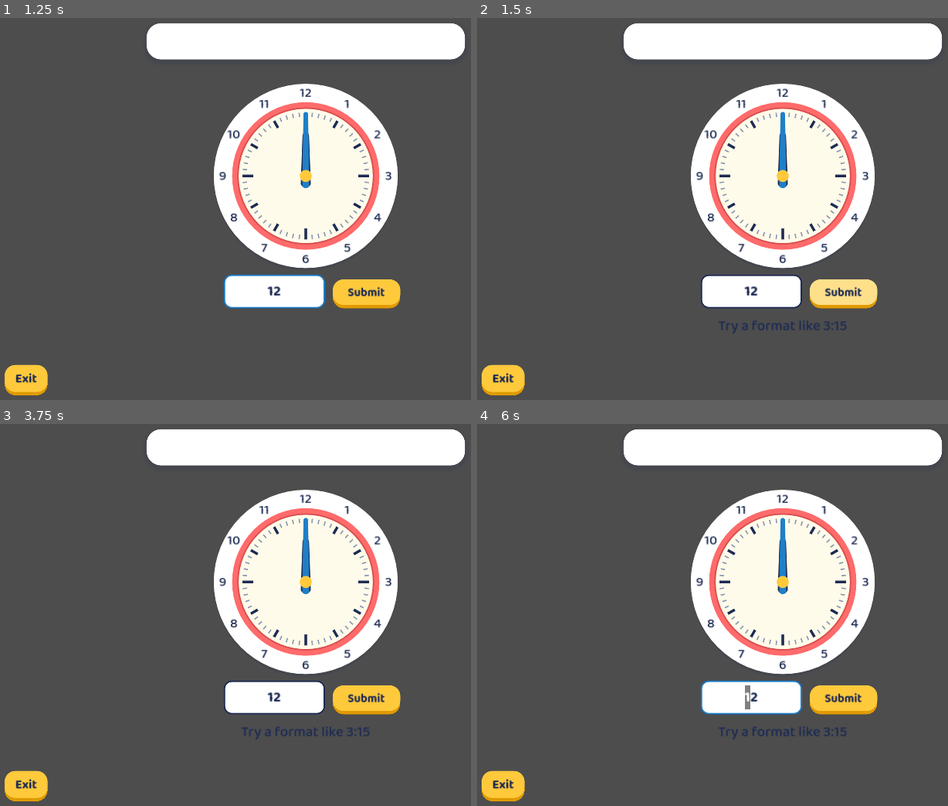
Above: before the commit, frames 1-4 (two rows, left to right).
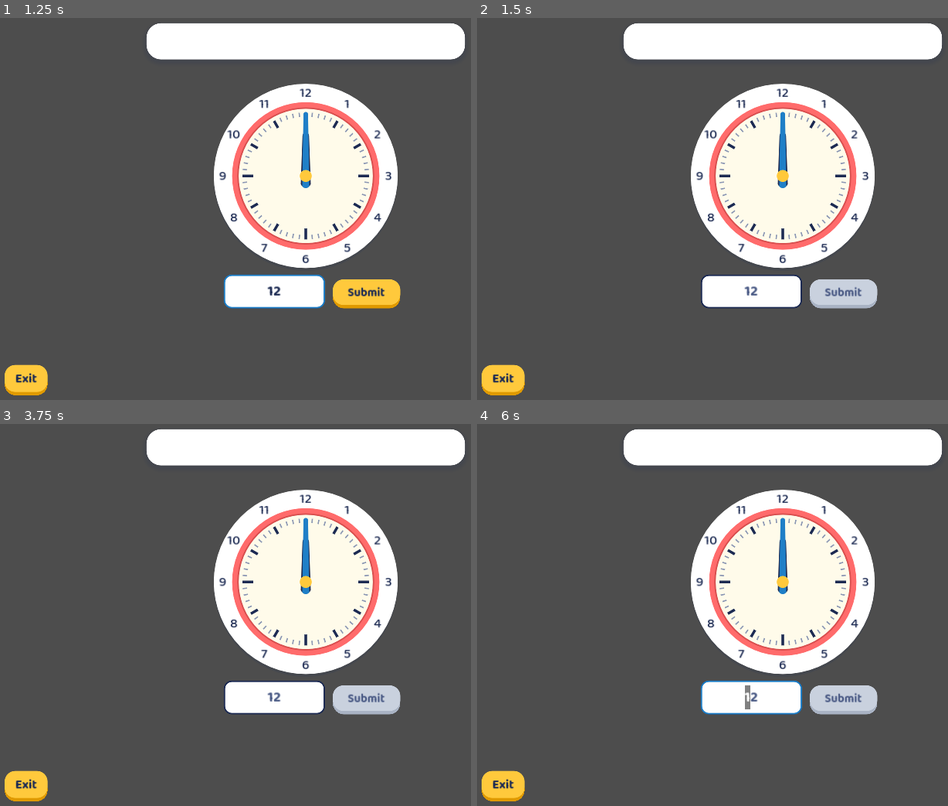
Above: after the commit, the same moments.

Repository: wvdhouten/Clocky
Game: Godot game, scene res://scenes/exercises/ReadClockFreeForm.tscn
The game is run twice, just before and just after one commit, with the same random seed, the same clock (stepped at 60 frames per second) and the same inputs. This scene is started directly instead of the project's main scene.
Inputs (mouse positions are in pixels of both pictures, inside the frame that each line leads up to):
- Up to frame 1 (1.25 s): click (273, 293) at 0.52 s; type "12" at 0.6 s
- Up to frame 2 (1.5 s): click "Submit" at 1.25 s
- Up to frame 3 (3.75 s): click (367, 699) at 2 s, where only the run before the commit has a clickable "Submit"; click (367, 699) at 2.75 s, where only the run before the commit has a clickable "Submit"; tap Enter at 3.5 s; drag from (306, 580) to (367, 530) at 3.52 s
- Up to frame 4 (6 s): tap Space at 4.25, 5.75 s; drag from (660, 634) to (750, 691) at 4.27 s; tap Enter at 5 s; move the mouse to (844, 530) at 5.02 s; click (844, 530) at 5.17 s; drag from (750, 691) to (599, 557) at 5.77 s

Frame 1 is identical in both runs. In frame 2, 1.3% of the frame differs, in the area x 51-86%, y 68-83%; in frame 3, 1.3%; in frame 4, 1.3%.
Error after the commit: Invalid access to property or key 'target' on a base object of type 'Nil'. (res://scenes/exercises/ReadClockFreeForm.gd:92)

Commit message:
Add Android export and bump to 1.1.0
Android build (arm64, no permissions, debug-signed): back gesture steps
back through the app instead of quitting, the desktop-only exit button and
multi-monitor logic are disabled on mobile, and adaptive launcher icons are
generated from icon.svg. Type the Time now uses the number keypad with
digits auto-formatted to h:mm and lifts above the on-screen keyboard.
Layout tests also cover 4:3 tablets and 20:9 phones.

Co-Authored-By: Claude Opus 5.5 <noreply@anthropic.com>

Diff:
--- a/autoloads/KioskWindow.gd
+++ b/autoloads/KioskWindow.gd
@@ -19,6 +19,9 @@
 	# Headless runs have no real window, and tool/test scripts manage their
 	# own window - leave both alone.
 	if DisplayServer.get_name() == "headless" or "--script" in OS.get_cmdline_args() or "-s" in OS.get_cmdline_args():
+		return
+	# Phones/tablets have one screen and the OS manages fullscreen.
+	if OS.has_feature("mobile"):
 		return
 
 	var saved: int = int(ProgressStore.get_setting(SCREEN_SETTING, -1))
--- a/project.godot
+++ b/project.godot
@@ -15,6 +15,7 @@
 config/features=PackedStringArray("4.3", "GL Compatibility")
 config/icon="res://icon.svg"
 config/windows_native_icon="res://assets/icon/clocky.ico"
+config/quit_on_go_back=false
 
 [autoload]
 
@@ -33,7 +34,7 @@
 window/size/mode=3
 window/stretch/mode="canvas_items"
 window/stretch/aspect="expand"
-window/handheld/orientation="landscape"
+window/handheld/orientation=4
 
 [input_devices]
 
@@ -46,5 +47,6 @@
 
 [rendering]
 
+textures/vram_compression/import_etc2_astc=true
 renderer/rendering_method="gl_compatibility"
 renderer/rendering_method.mobile="gl_compatibility"
--- a/scenes/exercises/ReadClockFreeForm.gd
+++ b/scenes/exercises/ReadClockFreeForm.gd
@@ -14,6 +14,54 @@
 	submit_button.text = tr("SUBMIT")
 	submit_button.pressed.connect(_on_submit_pressed)
 	answer_edit.text_submitted.connect(func(_t): _on_submit_pressed())
+	# Big number keypad on phones/tablets. It has no ":" key, so children
+	# type digits ("3", "1", "5") and the colon is filled in for them.
+	answer_edit.virtual_keyboard_type = LineEdit.KEYBOARD_TYPE_NUMBER
+	answer_edit.max_length = 5
+	answer_edit.text_changed.connect(_on_text_changed)
+
+
+func _on_text_changed(new_text: String) -> void:
+	var formatted: String = format_digits(new_text)
+	if formatted != new_text:
+		answer_edit.text = formatted
+		answer_edit.caret_column = formatted.length()
+
+
+## "315" -> "3:15", "1015" -> "10:15"; 1-2 digits stay as typed (an hour).
+static func format_digits(text: String) -> String:
+	var digits := ""
+	for c in text:
+		if c >= "0" and c <= "9":
+			digits += c
+	digits = digits.substr(0, 4)
+	if digits.length() <= 2:
+		return digits
+	return digits.substr(0, digits.length() - 2) + ":" + digits.substr(digits.length() - 2)
+
+
+func _process(delta: float) -> void:
+	# The on-screen keyboard covers the bottom of the screen; slide this
+	# screen up just enough to keep the answer box visible while typing.
+	# Only ask on devices that have one: elsewhere (Windows) Godot warns
+	# on every call.
+	if not DisplayServer.has_feature(DisplayServer.FEATURE_VIRTUAL_KEYBOARD):
+		return
+	var target: float = -keyboard_shift(DisplayServer.virtual_keyboard_get_height())
+	position.y = move_toward(position.y, target, delta * 2400.0)
+
+
+## How far (in viewport units) to lift the screen so the answer box sits
+## above an on-screen keyboard of `keyboard_px` physical pixels.
+func keyboard_shift(keyboard_px: float, window_px: float = -1.0) -> float:
+	if keyboard_px <= 0.0:
+		return 0.0
+	# This screen fills the viewport, so its height is the viewport height.
+	var vp_height: float = size.y
+	var window_height: float = window_px if window_px > 0.0 else max(float(DisplayServer.window_get_size().y), 1.0)
+	var keyboard_vp: float = keyboard_px * vp_height / window_height
+	var answer_bottom: float = answer_edit.get_global_rect().end.y - position.y
+	return max(0.0, answer_bottom + 16.0 - (vp_height - keyboard_vp))
 
 
 func _on_setup() -> void:
@@ -51,7 +99,10 @@
 func _parse_time(text: String):
 	var t: String = text.strip_edges()
 	if not t.contains(":"):
-		return null
+		# Digits only (number keypad): "3" means 3:00, "315" means 3:15.
+		if not t.is_valid_int() or t.length() > 4:
+			return null
+		t = format_digits(t) if t.length() > 2 else t + ":00"
 	var parts: PackedStringArray = t.split(":")
 	if parts.size() != 2:
 		return null
--- a/scenes/main/Main.gd
+++ b/scenes/main/Main.gd
@@ -8,11 +8,39 @@
 @onready var owl: Control = $Owl
 @onready var celebration: Control = $Celebration
 
+enum Screen { MENU, PICKER, EXERCISE, SUMMARY }
+
 var _current_screen: Node = null
+var _screen_kind: Screen = Screen.MENU
 
 
 func _ready() -> void:
 	show_main_menu()
+	# The hold-to-exit button is for the desktop kiosk; on phones/tablets
+	# Android's own app switching (and back at the main menu) covers it.
+	if OS.has_feature("mobile"):
+		$ParentExitButton.visible = false
+
+
+## Android back gesture/button (quit_on_go_back is off): step back through
+## the app instead of instantly quitting, and only leave from the menu.
+func _notification(what: int) -> void:
+	if what == NOTIFICATION_WM_GO_BACK_REQUEST:
+		go_back()
+
+
+func go_back() -> void:
+	for switcher in get_tree().get_nodes_in_group("top_bar_dialogs"):
+		if switcher.dialog_panel.visible:
+			get_tree().call_group("top_bar_dialogs", "close_dialog")
+			return
+	match _screen_kind:
+		Screen.MENU:
+			get_tree().quit()
+		Screen.PICKER:
+			_current_screen._on_back_pressed()
+		Screen.EXERCISE, Screen.SUMMARY:
+			show_tier_select()
 
 
 func _clear_screen() -> void:
@@ -27,6 +55,7 @@
 	menu.start_pressed.connect(show_tier_select)
 	screen_host.add_child(menu)
 	_current_screen = menu
+	_screen_kind = Screen.MENU
 
 
 func show_tier_select() -> void:
@@ -36,6 +65,7 @@
 	select.back_requested.connect(show_main_menu)
 	screen_host.add_child(select)
 	_current_screen = select
+	_screen_kind = Screen.PICKER
 
 
 func _on_exercise_chosen(exercise_def, tier) -> void:
@@ -51,6 +81,7 @@
 	exercise_screen.exit_requested.connect(show_tier_select)
 	screen_host.add_child(exercise_screen)
 	_current_screen = exercise_screen
+	_screen_kind = Screen.EXERCISE
 	exercise_screen.setup(ExerciseDirector.current_tier, ExerciseDirector.current_question)
 
 
@@ -80,6 +111,7 @@
 	summary.continue_pressed.connect(show_tier_select)
 	screen_host.add_child(summary)
 	_current_screen = summary
+	_screen_kind = Screen.SUMMARY
 	summary.set_stats(stats)
 	owl.celebrate()
 	celebration.shower()
--- a/scripts/data/SceneLoadTest.gd
+++ b/scripts/data/SceneLoadTest.gd
@@ -33,10 +33,13 @@
 		n.setup(tier3, q))
 
 	_check_free_form_24h_parsing()
+	await _check_keypad_input()
+	await _check_back_navigation()
 	await _check_clock_number_setting()
-	# 1280x800 is the design size; 1422x800 is what a 16:9 monitor gives
-	# with the "expand" stretch aspect.
-	for host_size in [Vector2(1280, 800), Vector2(1422, 800)]:
+	# Logical viewport sizes under the "expand" stretch aspect: 1280x800 is
+	# the design size (16:10), 1422x800 a 16:9 monitor, 1280x960 a 4:3
+	# tablet, and 1778x800 a 20:9 phone in landscape.
+	for host_size in [Vector2(1280, 800), Vector2(1422, 800), Vector2(1280, 960), Vector2(1778, 800)]:
 		for path in ["res://scenes/exercises/ReadClockMultipleChoice.tscn",
 				"res://scenes/exercises/ReadClockFreeForm.tscn",
 				"res://scenes/exercises/SetTheClock.tscn"]:
@@ -200,6 +203,12 @@
 		["12:00", 0, 0, true],
 		["24:00", 0, 0, false],
 		["nonsense", 0, 0, false],
+		["315", 3, 15, true],
+		["1530", 3, 30, true],
+		["3", 3, 0, true],
+		["12", 0, 0, true],
+		["99", 0, 0, false],
+		["12345", 0, 0, false],
 	]
 	for c in cases:
 		var parsed = inst._parse_time(c[0])
@@ -236,3 +245,65 @@
 	root.remove_child(inst)
 	inst.queue_free()
 	print("ok   instantiated %s" % path)
+
+func _check(ok: bool, label: String) -> void:
+	if not ok:
+		failures += 1
+	print(("ok   " if ok else "FAIL ") + label)
+
+
+## Number keypad on Android has no ":" - digits are auto-formatted, and the
+## screen lifts so an on-screen keyboard never covers the answer box.
+func _check_keypad_input() -> void:
+	var FreeForm = load("res://scenes/exercises/ReadClockFreeForm.gd")
+	for c in [["3", "3"], ["31", "31"], ["315", "3:15"], ["1015", "10:15"], ["3:15", "3:15"], ["10155", "10:15"], ["a3b1c5", "3:15"]]:
+		_check(FreeForm.format_digits(c[0]) == c[1], "format_digits('%s') -> '%s' (got '%s')" % [c[0], c[1], FreeForm.format_digits(c[0])])
+
+	var host := Control.new()
+	host.size = Vector2(1280, 800)
+	root.add_child(host)
+	var inst = load("res://scenes/exercises/ReadClockFreeForm.tscn").instantiate()
+	host.add_child(inst)
+	inst.set_anchors_and_offsets_preset(Control.PRESET_FULL_RECT)
+	await process_frame
+	var tier = load("res://resources/tiers/tier_3_quarter.tres")
+	var rng := RandomNumberGenerator.new()
+	inst.setup(tier, QuestionGenerator.generate(tier, rng))
+	await process_frame
+	var vp_h: float = inst.size.y
+	_check(inst.keyboard_shift(0.0, vp_h) == 0.0, "no keyboard -> no shift")
+	var kb: float = vp_h * 0.42  # a typical landscape tablet keyboard
+	var shift: float = inst.keyboard_shift(kb, vp_h)
+	var answer_bottom: float = inst.answer_edit.get_global_rect().end.y
+	_check(shift > 0.0 and answer_bottom - shift <= vp_h - kb, "keyboard lift keeps answer box visible (shift %.0f)" % shift)
+	root.remove_child(host)
+	host.queue_free()
+
+
+## Android back: dialogs close first, then exercise -> picker -> menu.
+func _check_back_navigation() -> void:
+	var main = load("res://scenes/main/Main.tscn").instantiate()
+	root.add_child(main)
+	await process_frame
+	var ex = load("res://resources/exercises/ex_set_clock.tres")
+	var tier = load("res://resources/tiers/tier_1_ohclock.tres")
+	main._on_exercise_chosen(ex, tier)
+	await process_frame
+	main.get_node("LocaleSwitcher")._toggle_dialog()
+	main.go_back()
+	await process_frame
+	_check(main._screen_kind == main.Screen.EXERCISE and not main.get_node("LocaleSwitcher").dialog_panel.visible,
+		"back closes an open dialog first")
+	main.go_back()
+	await process_frame
+	_check(main._screen_kind == main.Screen.PICKER, "back from exercise -> picker")
+	main._current_screen._on_exercise_picked(ex)
+	main.go_back()
+	await process_frame
+	_check(main._screen_kind == main.Screen.PICKER and main._current_screen._chosen_exercise_def == null,
+		"back from difficulty -> activity picker")
+	main.go_back()
+	await process_frame
+	_check(main._screen_kind == main.Screen.MENU, "back from activity picker -> menu")
+	root.remove_child(main)
+	main.queue_free()
--- a/scripts/tools/BuildIcon.gd
+++ b/scripts/tools/BuildIcon.gd
@@ -44,11 +44,62 @@
 		f.store_buffer(png)
 	f.close()
 	print("wrote %s (%d sizes)" % [OUT_ICO, SIZES.size()])
+	_android_icons(svg)
 
 	var args := OS.get_cmdline_user_args()
 	if args.size() > 0:
 		_preview(images, args[0])
 	quit()
+
+
+## Android launcher icons. Adaptive icons (Android 8+) are a 432px
+## foreground over a 432px background, masked by the launcher to a circle,
+## squircle, etc. Only the central ~61% is guaranteed visible, so the owl
+## clock (which fills its whole square, ear tips in the corners) is drawn
+## at 212px in the middle of a transparent foreground.
+func _android_icons(svg: String) -> void:
+	var dir := "res://assets/icon/android"
+	DirAccess.make_dir_recursive_absolute(ProjectSettings.globalize_path(dir))
+
+	var legacy := Image.new()
+	legacy.load_svg_from_string(svg, 192.0 / 256.0)
+	legacy.save_png(dir.path_join("icon_192.png"))
+
+	var art := Image.new()
+	art.load_svg_from_string(svg, 212.0 / 256.0)
+	var fg := Image.create(432, 432, false, Image.FORMAT_RGBA8)
+	fg.fill(Color(0, 0, 0, 0))
+	fg.blend_rect(art, Rect2i(Vector2i.ZERO, art.get_size()), Vector2i((432 - 212) / 2, (432 - 212) / 2))
+	fg.save_png(dir.path_join("adaptive_foreground_432.png"))
+
+	# Sky-blue background, matching the app's sky.
+	var bg := Image.create(432, 432, false, Image.FORMAT_RGBA8)
+	for y in 432:
+		bg.fill_rect(Rect2i(0, y, 432, 1), Color("79c6f6").lerp(Color("bfe6ff"), y / 431.0))
+	bg.save_png(dir.path_join("adaptive_background_432.png"))
+	print("wrote Android icons in ", dir)
+	_adaptive_preview(fg, bg)
+
+
+var _android_preview: Image
+
+
+## How the adaptive icon looks under a circle mask (the strictest common
+## launcher shape), kept for the preview sheet.
+func _adaptive_preview(fg: Image, bg: Image) -> void:
+	var out := Image.create(432, 432, false, Image.FORMAT_RGBA8)
+	out.fill(Color(0, 0, 0, 0))
+	# Launchers show the inner 72/108 of the canvas, then mask it.
+	var view := Rect2i(72, 72, 288, 288)
+	var composed: Image = bg.duplicate()
+	composed.blend_rect(fg, Rect2i(0, 0, 432, 432), Vector2i.ZERO)
+	var crop := composed.get_region(view)
+	crop.resize(432, 432, Image.INTERPOLATE_BILINEAR)
+	for y in 432:
+		for x in 432:
+			if Vector2(x - 215.5, y - 215.5).length() <= 216.0:
+				out.set_pixel(x, y, crop.get_pixel(x, y))
+	_android_preview = out
 
 
 ## Each size enlarged 4x with nearest-neighbour on a light and a dark strip,
@@ -73,3 +124,6 @@
 	DirAccess.make_dir_recursive_absolute(dir)
 	sheet.save_png(dir.path_join("icon_preview.png"))
 	print("preview: ", dir.path_join("icon_preview.png"))
+	if _android_preview:
+		_android_preview.save_png(dir.path_join("android_adaptive_circle_preview.png"))
+		print("preview: ", dir.path_join("android_adaptive_circle_preview.png"))
Binary file added: assets/icon/android/adaptive_background_432.png
Not shown, added: assets/icon/android/adaptive_background_432.png.import
Binary file added: assets/icon/android/adaptive_foreground_432.png
Not shown, added: assets/icon/android/adaptive_foreground_432.png.import
Binary file added: assets/icon/android/icon_192.png
Not shown, added: assets/icon/android/icon_192.png.import
Not shown, changed: export_presets.cfg
Not shown, changed: CLAUDE.md
Not shown, changed: README.md
